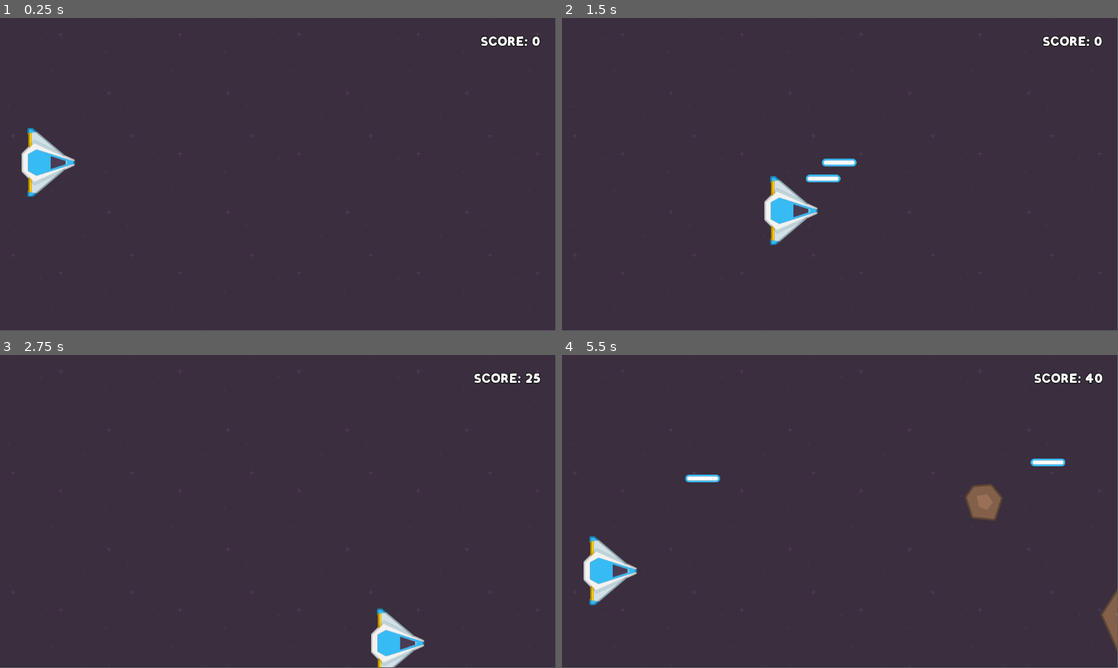
Above: before the commit, frames 1-4 (two rows, left to right).
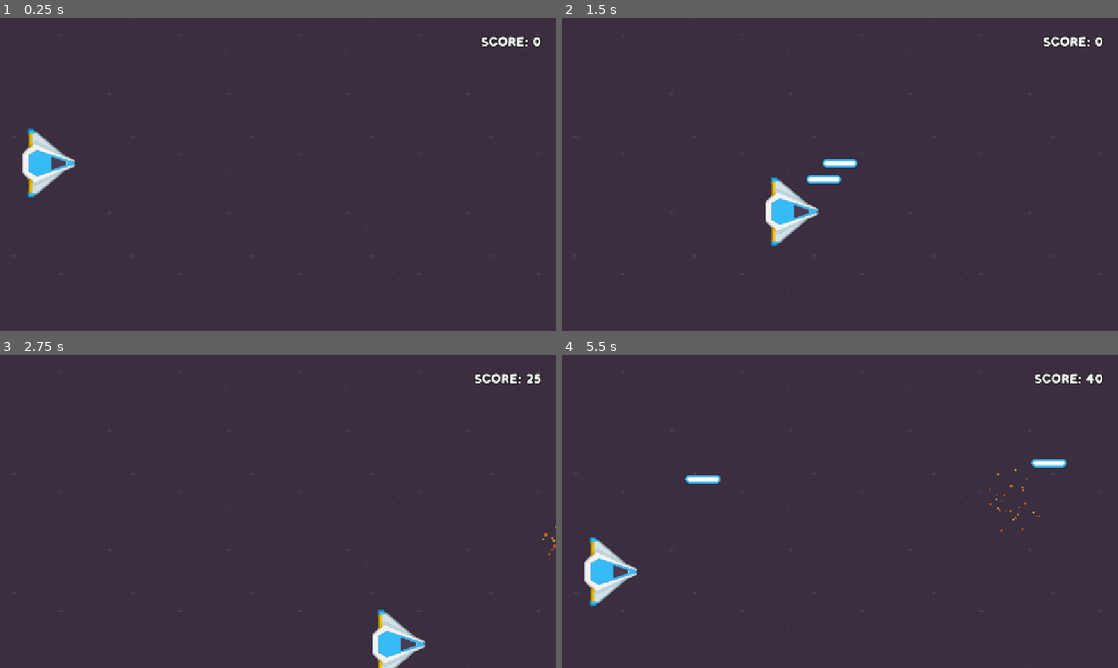
Above: after the commit, the same moments.

Repository: nikolasmdr08/Asteroid_shooter_godot
Game: Godot game, scene res://Scenes/main.tscn
The game is run twice, just before and just after one commit, with the same random seed, the same clock (stepped at 60 frames per second) and the same inputs.
Inputs:
- Up to frame 1 (0.25 s): no input
- Up to frame 2 (1.5 s): tap Enter at 0.5 s; hold D (right) 0.53-1.28 s; tap Z (fire) at 0.6, 1.35 s; hold S (down) from 1.28 s (still down)
- Up to frame 3 (2.75 s): release S (down) at 2.03 s; hold D (right) from 2.03 s (still down); tap Z (fire) at 2.1 s
- Up to frame 4 (5.5 s): release D (right) at 2.78 s; hold W (up) 2.78-3.53 s; tap Z (fire) every 0.75 s from 2.85 to 5.1 s; hold A (left) 3.53-5.03 s; hold S (down) from 5.03 s (still down)
In our replay, the window is 799x449 before the commit and 800x450 after it. These sizes can differ from the game's own. Grey fills any space a smaller window leaves; there, only what the larger window draws over its background counts as a difference.

The runs differ from the first frame. In frame 1, 0.5% of the frame differs, in the area x 3-98%, y 5-82%; in frame 2, 0.8%; in frame 3, 0.6%; in frame 4, 1.7%, in the area x 3-100%, y 5-95%.

Commit message:
particulas y correccion de errores

Diff:
--- a/Scenes/Asteroids/asterorid.gd
+++ b/Scenes/Asteroids/asterorid.gd
@@ -4,6 +4,7 @@
 @export var max_move_speed: float
 @export var min_rotation_speed: float
 @export var max_rotation_speed: float
+var explode_scene:PackedScene = preload("res://scenes/explosion.tscn")
 
 @export var reward: int
 var move_speed: float
@@ -24,4 +25,10 @@
 	if is_a_laser:
 		GameManager.add_score(reward)
 	if is_the_player or is_a_laser:
-		queue_free()
+		destroy()
+
+func destroy():
+	var explosion_instance = explode_scene.instantiate()
+	get_parent().add_child(explosion_instance)
+	explosion_instance.global_position = global_position
+	queue_free()
--- /dev/null
+++ b/Scenes/explosion.gd
@@ -0,0 +1,9 @@
+extends GPUParticles2D
+
+
+# Called when the node enters the scene tree for the first time.
+func _ready() -> void:
+	emitting = true
+
+func _on_finished() -> void:
+	queue_free()
--- /dev/null
+++ b/Scenes/explosion.tscn
@@ -0,0 +1,40 @@
+[gd_scene load_steps=7 format=3 uid="uid://dhg32qm24mijx"]
+
+[ext_resource type="Script" uid="uid://dm2e6m8j12aw2" path="res://scenes/explosion.gd" id="1_17npe"]
+
+[sub_resource type="Gradient" id="Gradient_3oo6d"]
+colors = PackedColorArray(0.722065, 0.235012, 0.0916237, 1, 0.685326, 0.617621, 0.23695, 1)
+
+[sub_resource type="GradientTexture1D" id="GradientTexture1D_17npe"]
+gradient = SubResource("Gradient_3oo6d")
+
+[sub_resource type="Curve" id="Curve_nfeox"]
+_data = [Vector2(0, 1), 0.0, -1.91011, 0, 0, Vector2(1, 0), -0.105907, 0.0, 0, 0]
+point_count = 2
+
+[sub_resource type="CurveTexture" id="CurveTexture_aw4cw"]
+curve = SubResource("Curve_nfeox")
+
+[sub_resource type="ParticleProcessMaterial" id="ParticleProcessMaterial_3el85"]
+particle_flag_disable_z = true
+spread = 180.0
+initial_velocity_min = 100.0
+initial_velocity_max = 400.0
+gravity = Vector3(0, 0, 0)
+radial_accel_min = 5.0
+radial_accel_max = 5.0
+scale_min = 5.0
+scale_max = 10.0
+scale_curve = SubResource("CurveTexture_aw4cw")
+color_initial_ramp = SubResource("GradientTexture1D_17npe")
+
+[node name="Explosion" type="GPUParticles2D"]
+emitting = false
+amount = 30
+lifetime = 0.5
+one_shot = true
+explosiveness = 1.0
+process_material = SubResource("ParticleProcessMaterial_3el85")
+script = ExtResource("1_17npe")
+
+[connection signal="finished" from="." to="." method="_on_finished"]
--- a/Scenes/main.tscn
+++ b/Scenes/main.tscn
@@ -1,12 +1,10 @@
-[gd_scene load_steps=14 format=3 uid="uid://n8hht5bl3ypp"]
+[gd_scene load_steps=12 format=3 uid="uid://n8hht5bl3ypp"]
 
 [ext_resource type="Texture2D" uid="uid://cpmgydre6od7p" path="res://assets/sprites/background.png" id="1_jjgbg"]
-[ext_resource type="PackedScene" uid="uid://c13adlphmivom" path="res://scenes/asteroids/big_asterorid.tscn" id="2_bo1nx"]
 [ext_resource type="PackedScene" uid="uid://1hvin4mugfrt" path="res://scenes/laser/laser.tscn" id="3_6bp64"]
 [ext_resource type="PackedScene" uid="uid://bcbotp7twsao7" path="res://scenes/player/player.tscn" id="3_8gbba"]
-[ext_resource type="Script" uid="uid://c8t5k22dbyq44" path="res://scenes/asteroid_spawner/asteroid_spawner.gd" id="4_jjvhh"]
-[ext_resource type="PackedScene" uid="uid://dq7vkrb4gju3t" path="res://scenes/asteroids/small_asteroid.tscn" id="5_21xkr"]
-[ext_resource type="PackedScene" uid="uid://dv6fpewnvjlfy" path="res://scenes/asteroids/medium_asteroid.tscn" id="6_6bp64"]
+[ext_resource type="PackedScene" uid="uid://vsiutauaky2b" path="res://scenes/spaawners/asteroid_spawner.tscn" id="4_o6xl0"]
+[ext_resource type="PackedScene" uid="uid://bwo5god80e00l" path="res://scenes/spaawners/power_up_spawner.tscn" id="4_tipki"]
 [ext_resource type="PackedScene" uid="uid://slosun2rp684" path="res://scenes/ui/hud/hud.tscn" id="8_344ge"]
 [ext_resource type="PackedScene" uid="uid://cs568m0w4nkpt" path="res://scenes/ui/gameover/game_over_ui.tscn" id="9_85g3d"]
 [ext_resource type="Script" uid="uid://dpg37xyiav068" path="res://scenes/game_over_trigger.gd" id="10_choun"]
@@ -58,15 +56,10 @@
 position = Vector2(-10, 320)
 shape = SubResource("RectangleShape2D_jjvhh")
 
-[node name="AsteroidSpawner" type="Marker2D" parent="."]
+[node name="PowerUpSpawner" parent="." instance=ExtResource("4_tipki")]
+
+[node name="AsteroidSpawner" parent="." instance=ExtResource("4_o6xl0")]
 position = Vector2(1388, 318)
-script = ExtResource("4_jjvhh")
-min_y = 90.0
-max_y = 550.0
-asteroids_list = Array[PackedScene]([ExtResource("2_bo1nx"), ExtResource("6_6bp64"), ExtResource("5_21xkr")])
-
-[node name="Timer" type="Timer" parent="."]
-autostart = true
 
 [node name="GameOverTrigger" type="Area2D" parent="."]
 script = ExtResource("10_choun")
@@ -85,5 +78,4 @@
 [node name="GameOverUI" parent="UILayer" instance=ExtResource("9_85g3d")]
 visible = false
 
-[connection signal="timeout" from="Timer" to="AsteroidSpawner" method="_on_timer_timeout"]
 [connection signal="area_entered" from="GameOverTrigger" to="GameOverTrigger" method="_on_area_entered"]
--- /dev/null
+++ b/Scenes/power_ups/power_up.gd
@@ -0,0 +1,8 @@
+extends Area2D
+
+func _on_area_entered(area: Area2D) -> void:
+	if area.is_in_group("player"):
+		var asteroids = get_tree().get_nodes_in_group("asteroids")
+		for asteroid in asteroids:
+			asteroid.destroy()
+		queue_free()
--- /dev/null
+++ b/Scenes/power_ups/power_up.tscn
@@ -0,0 +1,19 @@
+[gd_scene load_steps=4 format=3 uid="uid://w8td88cmkj1k"]
+
+[ext_resource type="Texture2D" uid="uid://rd4p1gsynoyg" path="res://assets/sprites/powerupYellow_bolt.png" id="1_8wfdx"]
+[ext_resource type="Script" uid="uid://dthsvqsgmbwn2" path="res://scenes/power_ups/power_up.gd" id="1_e1tdf"]
+
+[sub_resource type="RectangleShape2D" id="RectangleShape2D_tcybx"]
+size = Vector2(33, 33)
+
+[node name="Power_up" type="Area2D"]
+script = ExtResource("1_e1tdf")
+
+[node name="Sprite2D" type="Sprite2D" parent="."]
+texture = ExtResource("1_8wfdx")
+
+[node name="CollisionShape2D" type="CollisionShape2D" parent="."]
+position = Vector2(-0.5, 0.5)
+shape = SubResource("RectangleShape2D_tcybx")
+
+[connection signal="area_entered" from="." to="." method="_on_area_entered"]
--- a/Scenes/asteroid_spawner/asteroid_spawner.gd
+++ b/Scenes/spaawners/asteroid_spawner.gd
@@ -3,7 +3,9 @@
 @export var min_y:float
 @export var max_y:float
 @export var asteroids_list: Array[PackedScene]
-@onready var timer: Timer = $"../Timer"
+@onready var timer: Timer = $Timer
+
+var instances = 1
 
 func create_asteriod() -> void:
 	if GameManager.is_game_over:
@@ -15,4 +17,5 @@
 	asteroid_instance.global_position.y = random_y
 
 func _on_timer_timeout() -> void:
-	create_asteriod()
+	for i in range(instances):
+		create_asteriod()
--- /dev/null
+++ b/Scenes/spaawners/asteroid_spawner.tscn
@@ -0,0 +1,17 @@
+[gd_scene load_steps=5 format=3 uid="uid://vsiutauaky2b"]
+
+[ext_resource type="Script" uid="uid://c8t5k22dbyq44" path="res://scenes/spaawners/asteroid_spawner.gd" id="1_ldrtl"]
+[ext_resource type="PackedScene" uid="uid://c13adlphmivom" path="res://scenes/asteroids/big_asterorid.tscn" id="2_gd6o7"]
+[ext_resource type="PackedScene" uid="uid://dv6fpewnvjlfy" path="res://scenes/asteroids/medium_asteroid.tscn" id="3_5bunj"]
+[ext_resource type="PackedScene" uid="uid://dq7vkrb4gju3t" path="res://scenes/asteroids/small_asteroid.tscn" id="4_vqg6p"]
+
+[node name="AsteroidSpawner" type="Marker2D"]
+script = ExtResource("1_ldrtl")
+min_y = 90.0
+max_y = 550.0
+asteroids_list = Array[PackedScene]([ExtResource("2_gd6o7"), ExtResource("3_5bunj"), ExtResource("4_vqg6p")])
+
+[node name="Timer" type="Timer" parent="."]
+autostart = true
+
+[connection signal="timeout" from="Timer" to="." method="_on_timer_timeout"]
--- /dev/null
+++ b/Scenes/spaawners/power_up_spawner.gd
@@ -0,0 +1,23 @@
+extends Node2D
+
+@export var power_up_scene: PackedScene
+@export var y_min: int
+@export var y_max: int
+@export var x_min: int
+@export var x_max: int
+
+@onready var timer = $Timer
+
+func _ready() -> void:
+	pass # Replace with function body.
+
+func _on_timer_timeout() -> void:
+	create_power_up()
+
+func create_power_up():
+	if GameManager.is_game_over:
+		timer.stop()
+		return
+	var power_up_instance = power_up_scene.instantiate()
+	add_child(power_up_instance)
+	power_up_instance.position = Vector2(randi_range(x_min,x_max),randi_range(y_min,y_max))
--- /dev/null
+++ b/Scenes/spaawners/power_up_spawner.tscn
@@ -0,0 +1,18 @@
+[gd_scene load_steps=3 format=3 uid="uid://bwo5god80e00l"]
+
+[ext_resource type="Script" uid="uid://b6v7xw86gde04" path="res://scenes/spaawners/power_up_spawner.gd" id="1_s2bgd"]
+[ext_resource type="PackedScene" uid="uid://w8td88cmkj1k" path="res://scenes/power_ups/power_up.tscn" id="2_f1283"]
+
+[node name="PowerUpSpawner" type="Node2D"]
+script = ExtResource("1_s2bgd")
+power_up_scene = ExtResource("2_f1283")
+y_min = 25
+y_max = 623
+x_min = 25
+x_max = 576
+
+[node name="Timer" type="Timer" parent="."]
+wait_time = 5.0
+autostart = true
+
+[connection signal="timeout" from="Timer" to="." method="_on_timer_timeout"]
--- a/Scenes/ui/gameover/game_over_ui.gd
+++ b/Scenes/ui/gameover/game_over_ui.gd
@@ -2,7 +2,7 @@
 @onready var score_label: Label = $PanelContainer/MarginContainer/VBoxContainer/ScoreLabel
 
 # Called every frame. 'delta' is the elapsed time since the previous frame.
-func _process(delta: float) -> void:
+func _process(_delta: float) -> void:
 	if GameManager.is_game_over:
 		visible = true
 		score_label.text = "Your score: " + str(GameManager.score)
--- a/Scenes/ui/hud/score_label.gd
+++ b/Scenes/ui/hud/score_label.gd
@@ -1,4 +1,4 @@
 extends Label
 
-func _process(delta: float) -> void:
+func _process(_delta: float) -> void:
 	text = "SCORE: " + str(GameManager.score)
--- a/autoloads/game_manager.gd
+++ b/autoloads/game_manager.gd
@@ -3,7 +3,7 @@
 var score = 0
 var is_game_over = false
 
-func _process(delta: float) -> void:
+func _process(_delta: float) -> void:
 	if is_game_over and Input.is_action_just_pressed("fire"):
 		restart_game()
 
--- a/project.godot
+++ b/project.godot
@@ -18,6 +18,11 @@
 [autoload]
 
 GameManager="*res://autoloads/game_manager.gd"
+
+[display]
+
+window/stretch/mode="canvas_items"
+window/stretch/aspect="keep_width"
 
 [global_group]
 
Not shown, added: Scenes/explosion.gd.uid
Not shown, added: Scenes/power_ups/power_up.gd.uid
Renamed: Scenes/asteroid_spawner/asteroid_spawner.gd.uid -> Scenes/spaawners/asteroid_spawner.gd.uid
Not shown, added: Scenes/spaawners/power_up_spawner.gd.uid
